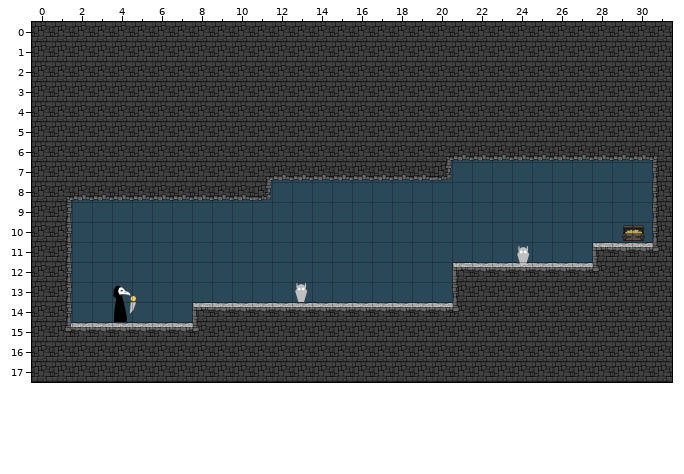
One commit to this Tiled map (JSON): Physics/Physics/assets/level6.tmj. Above, as it was before the edit.
Cells are 300x300 px. Shown: x 0..31, y 0..17.
After:
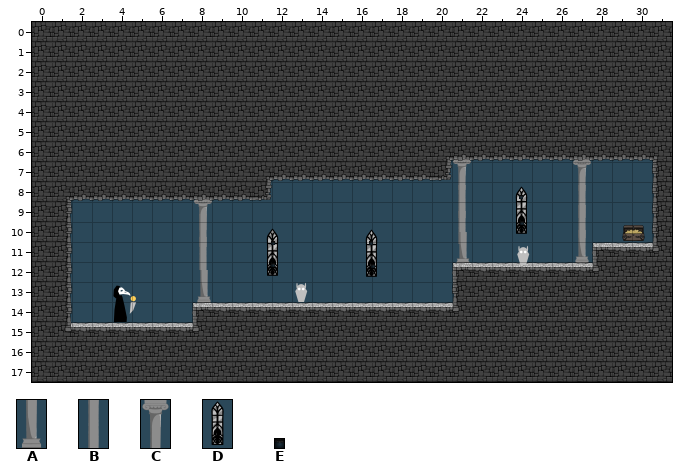
Key: from "backgroundAssets": A 1 "colB", B 2 "colM", C 3 "colT", D 4 "window", E 10 "light".
Objects are placed by their top-left corner, in cells (3,4 is the top-left corner of cell 3,4); size is 1x1 cell unless given.
Difference:
{"where": "layer \"Background\""}
{"now": "C \"colT\" at 21,6.8 size 1x1.7"}
{"now": "C \"colT\" at 27,6.8 size 1x1.7"}
{"now": "B \"colM\" at 27,8.1 size 1x1.7"}
{"now": "B \"colM\" at 21,8.2 size 1x1.7"}
{"now": "C \"colT\" at 8.1,8.8 size 1x1.7"}
{"now": "D \"window\" at 23.8,8.2 size 1.3x2.6"}
{"now": "B \"colM\" at 27,9.1 size 1x1.7"}
{"now": "B \"colM\" at 21,9.4 size 1x1.7"}
{"now": "B \"colM\" at 8.1,9.6 size 1x1.7"}
{"now": "A \"colB\" at 27,10.4 size 1x1.7"}
{"now": "A \"colB\" at 21,10.5 size 1x1.7"}
{"now": "B \"colM\" at 8.1,10.7 size 1x1.7"}
{"now": "D \"window\" at 11.4,10.3 size 1.3x2.6"}
{"now": "D \"window\" at 16.3,10.3 size 1.3x2.6"}
{"now": "A \"colB\" at 8.1,12.4 size 1x1.7"}
{"where": "layer \"Action Entities\""}
{"now": "E \"light\" at 24.4,8.7 size 0.2x0.2"}
{"now": "E \"light\" at 24.4,9.9 size 0.2x0.2"}
{"now": "E \"light\" at 16.9,10.9 size 0.2x0.2"}
{"now": "E \"light\" at 12,11 size 0.2x0.2"}
{"now": "E \"light\" at 11.9,12 size 0.2x0.2"}
{"now": "E \"light\" at 16.9,12.1 size 0.2x0.2"}
